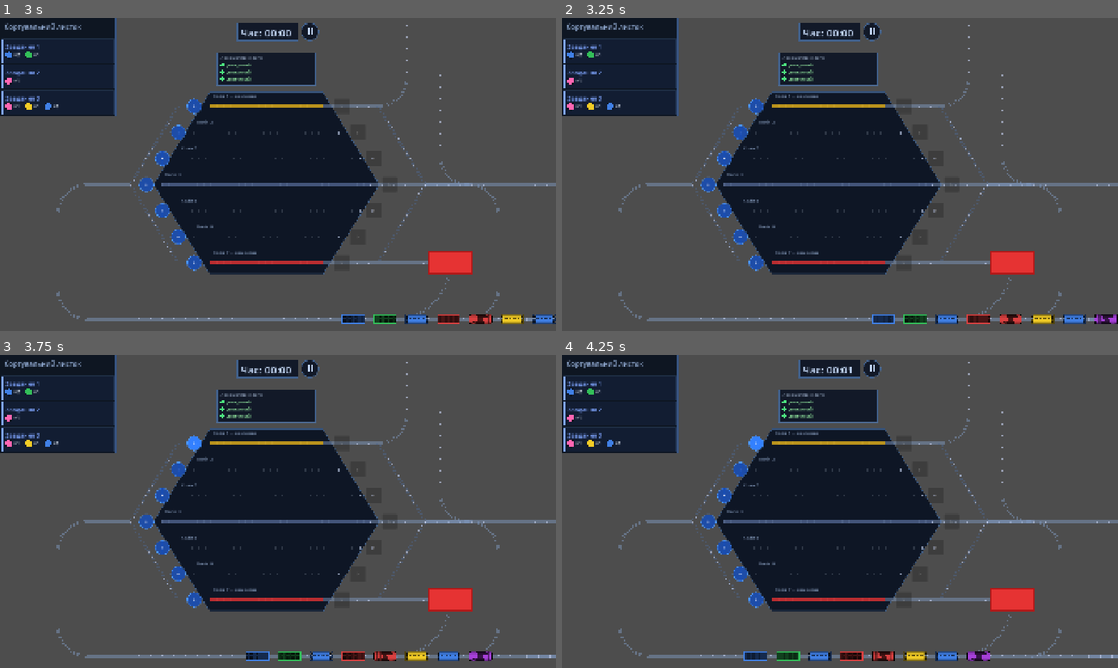
Above: before the commit, frames 1-4 (two rows, left to right).
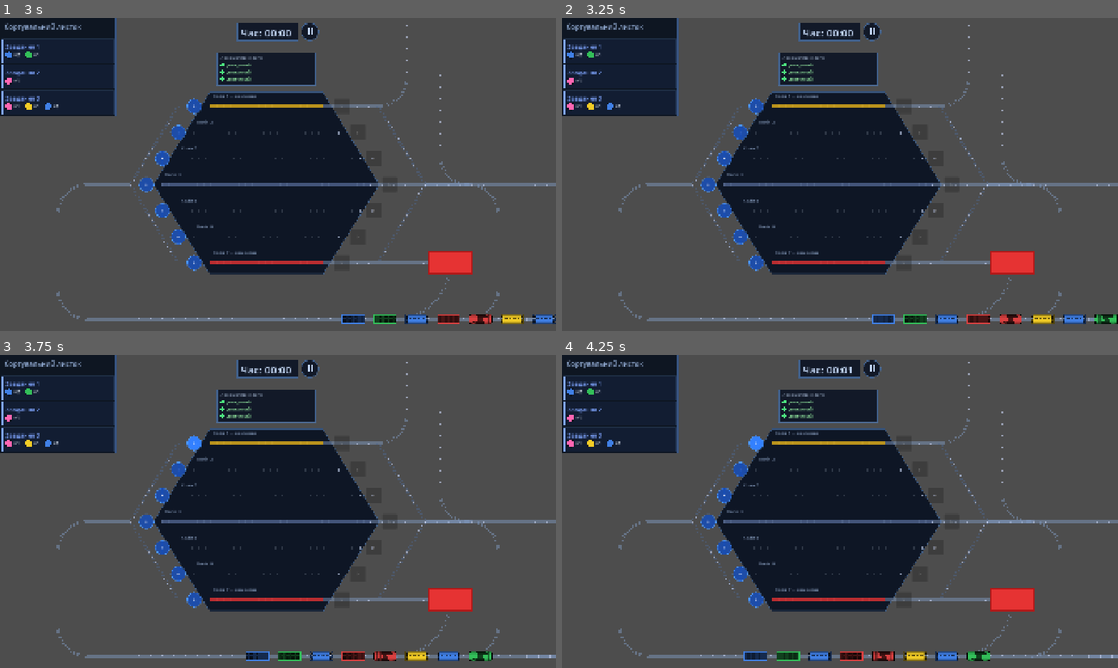
Above: after the commit, the same moments.

Repository: Fenimors99/shunting-game
Game: Godot game, scene res://scenes/LoginScreen.tscn
Same seed, same stepped clock (60 frames per second), same inputs: the game is played once before the commit and once after it.
Inputs:
- Up to frame 1 (3 s): click "Увійти через Google" at 0.5 s; tap Enter at 1.25 s; click "1" at 2 s; click "СТАРТ" at 2.75 s
- Up to frame 2 (3.25 s): no input
- Up to frame 3 (3.75 s): click "+" at 3.5 s
- Up to frame 4 (4.25 s): no input

Frame 1 is identical in both runs. In frame 2, 0.1% of the frame differs, in the area x 95-100%, y 94-98%; in frame 3, 0.1%, in the area x 84-89%, y 94-98%; in frame 4, 0.1%.

Commit message:
feat: implement Level 2 puzzle logic with fixed 13-wagon sequence and multiple solutions

Diff:
--- a/scripts/GameScreen.gd
+++ b/scripts/GameScreen.gd
@@ -478,7 +478,7 @@
 	_create_spawn_button()
 
 func _create_spawn_button() -> void:
-	if LevelConfig.current_level == 1:
+	if LevelConfig.current_level == 1 or LevelConfig.current_level == 2:
 		return
 	const SIZE := 62.0
 	const MARGIN := 16.0
--- a/scripts/Queue.gd
+++ b/scripts/Queue.gd
@@ -37,12 +37,38 @@
 	{"type": Wagon.WagonType.BROKEN, "color": 0}, # Знову червоний для перетворення в рожевий
 	{"type": Wagon.WagonType.NORMAL, "color": Wagon.WagonColorId.YELLOW},
 	{"type": Wagon.WagonType.NORMAL, "color": Wagon.WagonColorId.BLUE},
+	{"type": Wagon.WagonType.NORMAL, "color": Wagon.WagonColorId.GREEN},  # (ЗАПАСНИЙ зелений)
+]
+
+const LEVEL2_SEQUENCE = [
+	{"type": Wagon.WagonType.NORMAL, "color": Wagon.WagonColorId.BLUE},   # 1
+	{"type": Wagon.WagonType.BROKEN, "color": 0},                        # 2 (на рожевий)
+	{"type": Wagon.WagonType.NORMAL, "color": Wagon.WagonColorId.GREEN},  # 3
+	{"type": Wagon.WagonType.NORMAL, "color": Wagon.WagonColorId.YELLOW}, # 4
+	{"type": Wagon.WagonType.NORMAL, "color": Wagon.WagonColorId.PURPLE}, # 5
+	{"type": Wagon.WagonType.NORMAL, "color": Wagon.WagonColorId.BLUE},   # 6
+	{"type": Wagon.WagonType.BROKEN, "color": 0},                        # 7 (на рожевий)
+	{"type": Wagon.WagonType.NORMAL, "color": Wagon.WagonColorId.GREEN},  # 8
+	{"type": Wagon.WagonType.NORMAL, "color": Wagon.WagonColorId.YELLOW}, # 9
+	{"type": Wagon.WagonType.BROKEN, "color": 0},                        # 10 (ЗАПАСНИЙ зламаний)
+	{"type": Wagon.WagonType.NORMAL, "color": Wagon.WagonColorId.PURPLE}, # 11
+	{"type": Wagon.WagonType.NORMAL, "color": Wagon.WagonColorId.BLUE},   # 12
+	{"type": Wagon.WagonType.NORMAL, "color": Wagon.WagonColorId.GREEN},  # 13 (ЗАПАСНИЙ зелений)
 ]
 
 func _ready() -> void:
 	_precompute_arc()
-	for i in Layout.QUEUE_VISIBLE_LIMIT:
-		_spawn_wagon(false)
+
+	if LevelConfig.current_level == 1:
+		for i in TUTORIAL_SEQUENCE.size():
+			_spawn_wagon(false)
+	elif LevelConfig.current_level == 2:
+		for i in LEVEL2_SEQUENCE.size():
+			_spawn_wagon(false)
+	else:
+		for i in Layout.QUEUE_VISIBLE_LIMIT:
+			_spawn_wagon(false)
+
 
 
 func _precompute_arc() -> void:
@@ -159,27 +185,32 @@
 	var w: Wagon = WAGON_SCENE.instantiate()
 	w.rotation = PI
 
+	var sequence = []
 	if LevelConfig.current_level == 1:
-		# ЛОГІКА НАВЧАЛЬНОГО РІВНЯ
-		if _tutorial_idx < TUTORIAL_SEQUENCE.size():
-			var data = TUTORIAL_SEQUENCE[_tutorial_idx]
+		sequence = TUTORIAL_SEQUENCE
+	elif LevelConfig.current_level == 2:
+		sequence = LEVEL2_SEQUENCE
+
+	# Якщо це рівень з фіксованою чергою
+	if sequence.size() > 0:
+		if _tutorial_idx < sequence.size():
+			var data = sequence[_tutorial_idx]
 			w.wagon_type = data["type"]
 			if w.wagon_type == Wagon.WagonType.NORMAL:
 				w.color_id = data["color"]
 			_tutorial_idx += 1
 		else:
-			# ЗАПОБІЖНИК: Якщо гравець помилився (відправив вагони не туди),
-			# і фіксовані вагони закінчилися, даємо йому випадкові,
-			# щоб він не застряг (не отримав softlock).
+			# ЗАПОБІЖНИК: якщо фіксовані вагони закінчилися
 			var roll := randi() % 4
 			if roll == 0:
 				w.wagon_type = Wagon.WagonType.BROKEN
 			else:
 				w.wagon_type = Wagon.WagonType.NORMAL
 				w.color_id = randi() % Wagon.WagonColorId.size() as Wagon.WagonColorId
-
-	elif LevelConfig.current_level == 0:
-		# Нескінченний режим: Red 7%, White 13%, Blue/Green/Yellow/Purple по 20%
+		return w
+
+	# Логіка для нескінченного режиму (0)
+	if LevelConfig.current_level == 0:
 		var roll := randi() % 100
 		if roll < 7:
 			w.wagon_type = Wagon.WagonType.BROKEN
@@ -197,8 +228,8 @@
 		else:
 			w.wagon_type = Wagon.WagonType.NORMAL
 			w.color_id = Wagon.WagonColorId.PURPLE
-	else:
-		# Статичні рівні (2, 3 тощо): оригінальна логіка спавну
+	# Логіка для інших статичних рівнів (3+)
+	else:
 		var roll := randi() % 5
 		if roll == 0:
 			w.wagon_type = Wagon.WagonType.BROKEN
--- a/scripts/TaskManager.gd
+++ b/scripts/TaskManager.gd
@@ -19,11 +19,12 @@
 		# 3. Комбіноване завдання для закріплення
 		{ 4: 1, Wagon.WagonColorId.YELLOW: 1, Wagon.WagonColorId.BLUE: 1 },
 	],
-	# Рівень 2 (залишається як був)
+	# Рівень 2 (ГОЛОВОЛОМКА - 4 завдання, нелінійне проходження)
 	[
-		{ Wagon.WagonColorId.GREEN: 3, Wagon.WagonColorId.YELLOW: 2 },
-		{ Wagon.WagonColorId.BLUE: 3, Wagon.WagonColorId.PURPLE: 2 },
-		{ Wagon.WagonColorId.YELLOW: 1, Wagon.WagonColorId.GREEN: 1, Wagon.WagonColorId.BLUE: 2 },
+		{ Wagon.WagonColorId.BLUE: 2, Wagon.WagonColorId.GREEN: 1 }, # Завдання 1
+		{ 4: 1, Wagon.WagonColorId.YELLOW: 2 },                      # Завдання 2 (Рожевий + Жовті)
+		{ 4: 1, Wagon.WagonColorId.PURPLE: 1 },                      # Завдання 3 (Рожевий + Фіолет)
+		{ Wagon.WagonColorId.GREEN: 1, Wagon.WagonColorId.BLUE: 1, Wagon.WagonColorId.PURPLE: 1 }, # Завдання 4 (Мікс)
 	],
 	# Рівень 3
 	[
